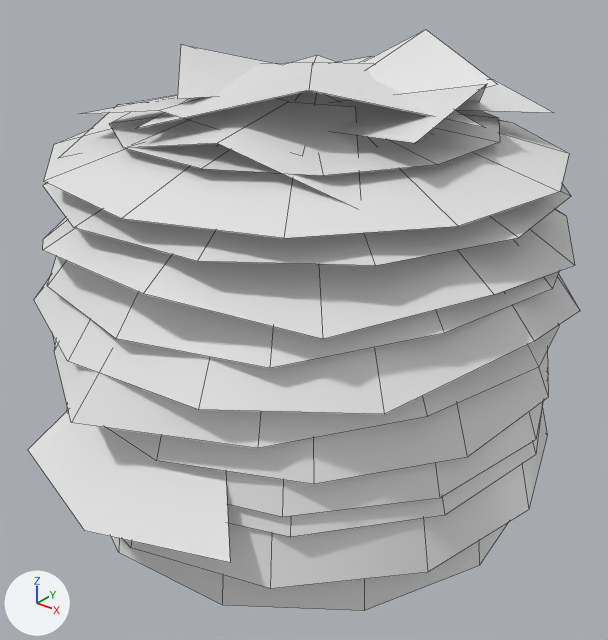
A saved change to the OBJ model Assets/Decoratipns/Flora/bush.obj.
One viewpoint serves both versions: a camera (50 mm lens) standing at (0.39, -1.62, 1.047) and looking at (-0.473, -0.541, 0.378). Lighting does not change. The marker at lower left points along +X, +Y and +Z. Mesh edges are drawn as thin lines. Where no turn or scale is listed for an object, it has been applied to the vertices.
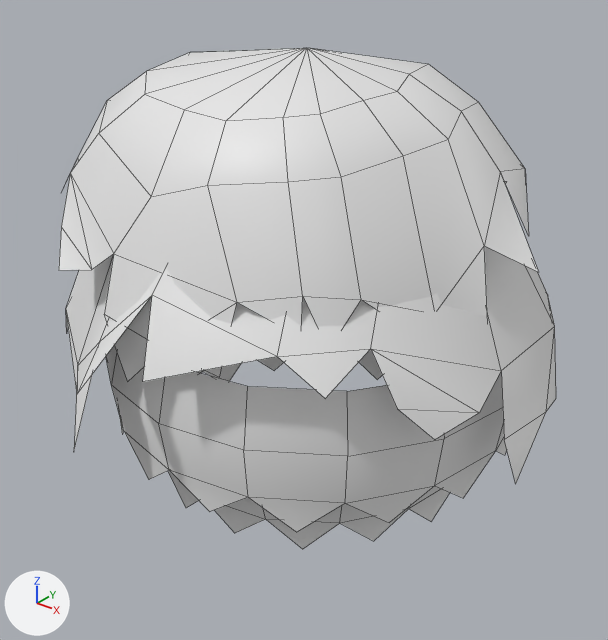
The edits, one by one:
me_sphere is used by ob_sphere; location (0.0, 0.0, 0.0).
me_sphere had 412 vertices, 192 faces and spanned x -0.983..-0.024, y -1.051..-0.003, z 0.049..0.863.
me_sphere now has 275 vertices, 220 faces and spans x -0.963..-0.031, y -1.004..-0.001, z 0.073..0.846.
me_sphere part 1: the loose piece of 24 vertices spanning x -0.959..-0.041, y -1.024..-0.041, z 0.376..0.603 is rebuilt with 64 vertices and now spans x -0.935..-0.031, y -1.004..-0.001, z 0.226..0.68.
me_sphere part 2: the loose piece of 24 vertices spanning x -0.976..-0.024, y -0.976..-0.024, z 0.442..0.67 is rebuilt with 83 vertices and now spans x -0.963..-0.053, y -0.911..-0.089, z 0.398..0.846.
me_sphere part 3: the loose piece of 24 vertices spanning x -0.983..-0.047, y -0.953..-0.044, z 0.319..0.546 is rebuilt with 64 vertices and now spans x -0.869..-0.081, y -0.895..-0.105, z 0.164..0.426.
me_sphere part 4: the loose piece of 24 vertices spanning x -0.918..-0.082, y -0.918..-0.082, z 0.138..0.345 is rebuilt with 64 vertices and now spans x -0.825..-0.126, y -0.85..-0.145, z 0.073..0.338.
me_sphere part 5: 21 loose pieces with 268 vertices, spanning x -0.969..-0.031, y -1.051..-0.003, z 0.049..0.863, are deleted.
Part 6, on me_sphere:
48 vertices are removed from x -0.958..-0.042, y -0.958..-0.042, z 0.26..0.734.
24 faces are deleted.
Object 'Icosphere' (ob_icosphere) is deleted.

Boxes [x1, y1, x2, y2] around the edits, measured in the pictures (608 x 640 px):
'Sphere', reshaped (10% narrower, 14% shorter)
    before: [28, 29, 580, 611]
    after: [59, 48, 556, 549]
'Icosphere', deleted
    before: [300, 91, 337, 105]
part 1 of me_sphere, rebuilt
    before: [54, 325, 559, 448]
    after: [66, 246, 556, 483]
part 2 of me_sphere, rebuilt
    before: [34, 274, 580, 414]
    after: [59, 48, 538, 381]
part 3 of me_sphere, rebuilt
    before: [53, 336, 548, 484]
    after: [106, 345, 507, 532]
part 4 of me_sphere, rebuilt (not visible before)
    after: [168, 349, 450, 549]
part 5 of me_sphere, deleted
    before: [28, 29, 575, 611]
part 6 of me_sphere, deleted
    before: [43, 183, 571, 517]
